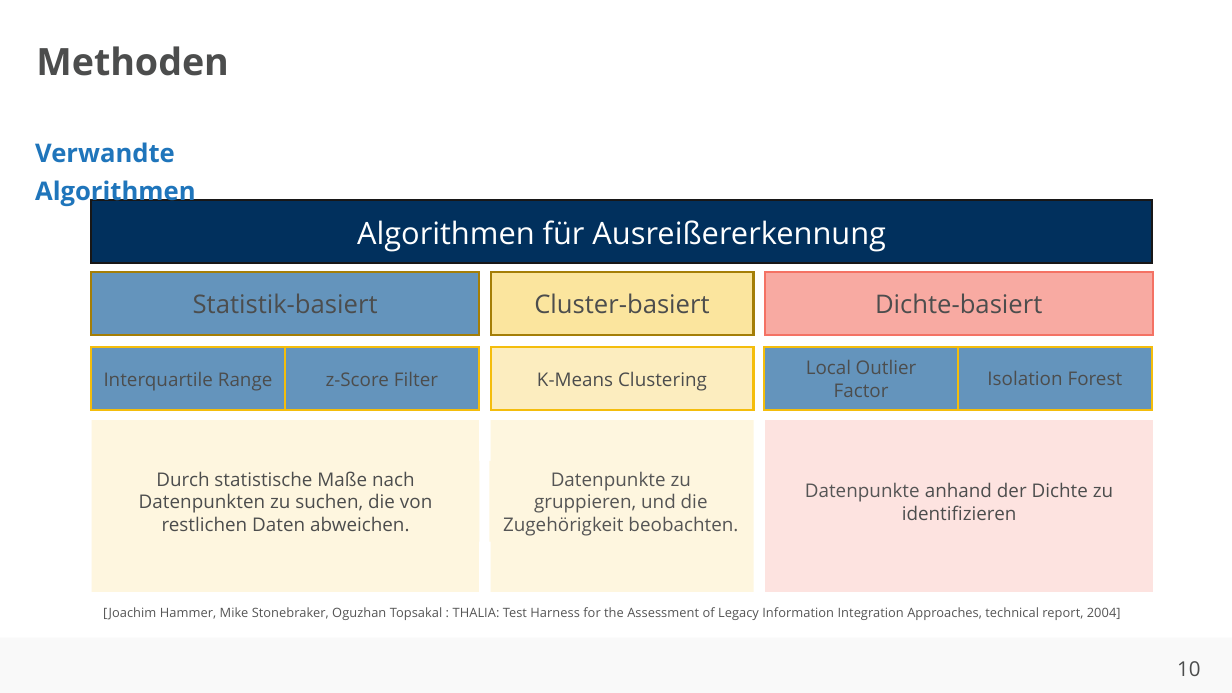
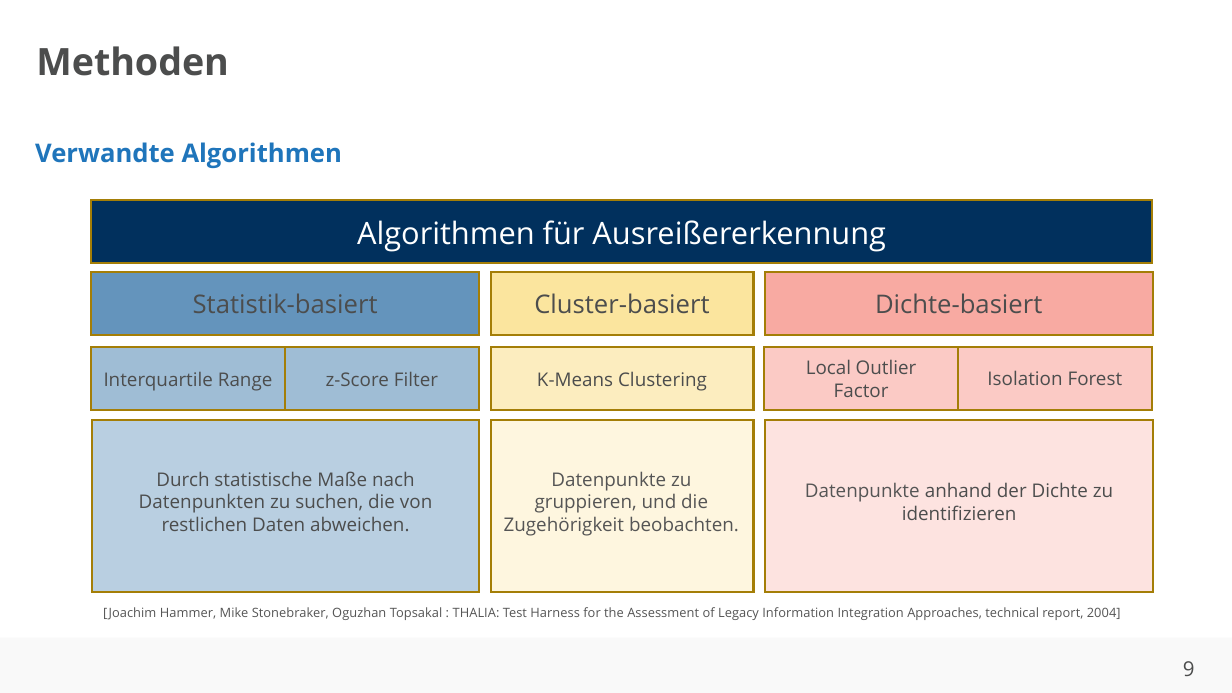
Before and after one commit to ahndavin/Abschlussarbeit_Bachelor, a slide deck: slide 9 of Kolloquium/Kolloquium.pptx (slide 10 before the commit). Drawn at 1232x693 pixels with LibreOffice and Linux fonts; fonts in the diff are those of the drawing; background and template pictures are left out. Boxes give left, top, right and bottom in pixels: in the first picture for what was removed or moved away, otherwise in the second. Text is boxed around its words. In the diff, an @@ line names an element or a change of style, - is before the commit and + after.

```diff
--- a/Kolloquium/Kolloquium.pptx
+++ b/Kolloquium/Kolloquium.pptx
@@ text "Verwandte Algorithmen" rewrapped from [35, 142, 195, 207] to [35, 142, 342, 168] @@
@@ rectangle "Algorithmen für Ausreißererkennung" at [91, 201, 1152, 264]: outline #181717 1.25 pt to #A47E07 1.25 pt @@
@@ rectangle "Dichte-basiert" at [765, 272, 1153, 335]: outline #F47264 1.25 pt to #A47E07 1.25 pt @@
@@ rectangle "Interquartile Range" at [91, 347, 286, 410]: fill #6494BC to #9FBDD5; outline #F4BD0C 1.25 pt to #A47E07 1.25 pt @@
@@ rectangle "z-Score Filter" at [285, 347, 479, 410]: fill #6494BC to #9FBDD5; outline #F4BD0C 1.25 pt to #A47E07 1.25 pt @@
@@ rectangle "K-Means Clustering" at [490, 347, 754, 410]: outline #F4BD0C 1.25 pt to #A47E07 1.25 pt @@
@@ rectangle "Local Outlier Factor" at [764, 347, 958, 410]: fill #6494BC to #FBCAC5; outline #F4BD0C 1.25 pt to #A47E07 1.25 pt @@
@@ rectangle "Isolation Forest" at [958, 347, 1153, 410]: fill #6494BC to #FBCAC5; outline #F4BD0C 1.25 pt to #A47E07 1.25 pt @@
@@ rectangle at [91, 420, 478, 591]: fill #FEF6DF to #B9CFE1; outline none to #A47E07 1.25 pt @@
@@ rectangle at [490, 420, 754, 591]: outline none to #A47E07 1.25 pt @@
@@ rectangle at [765, 420, 1153, 591]: outline none to #A47E07 1.25 pt @@
@@ page number at [1183, 661, 1195, 676]: text changed @@
-10
+9
```
Also in this commit, not shown: 4 other slides changed, 5 slides added, 8 slides removed.
